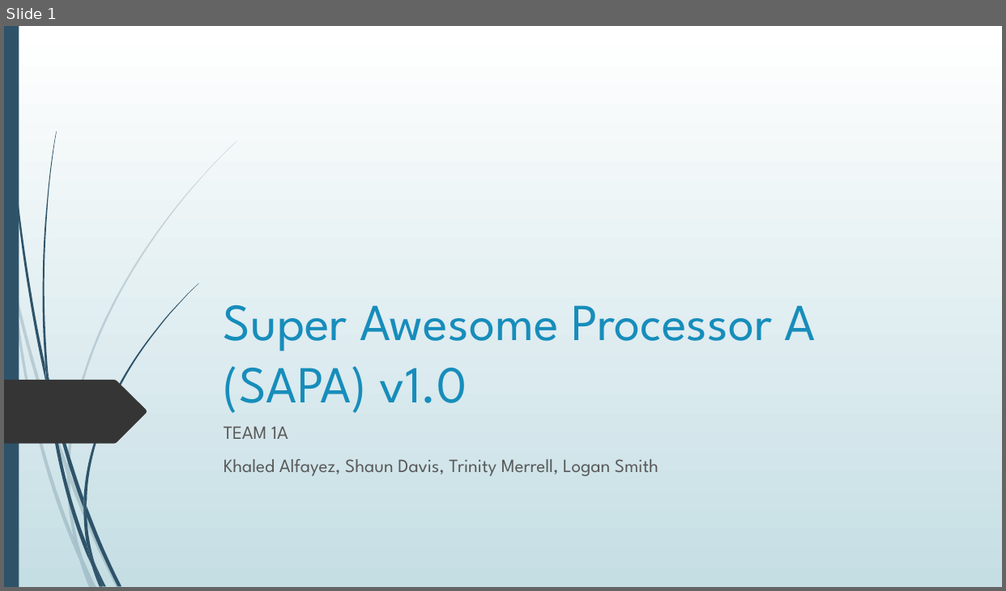
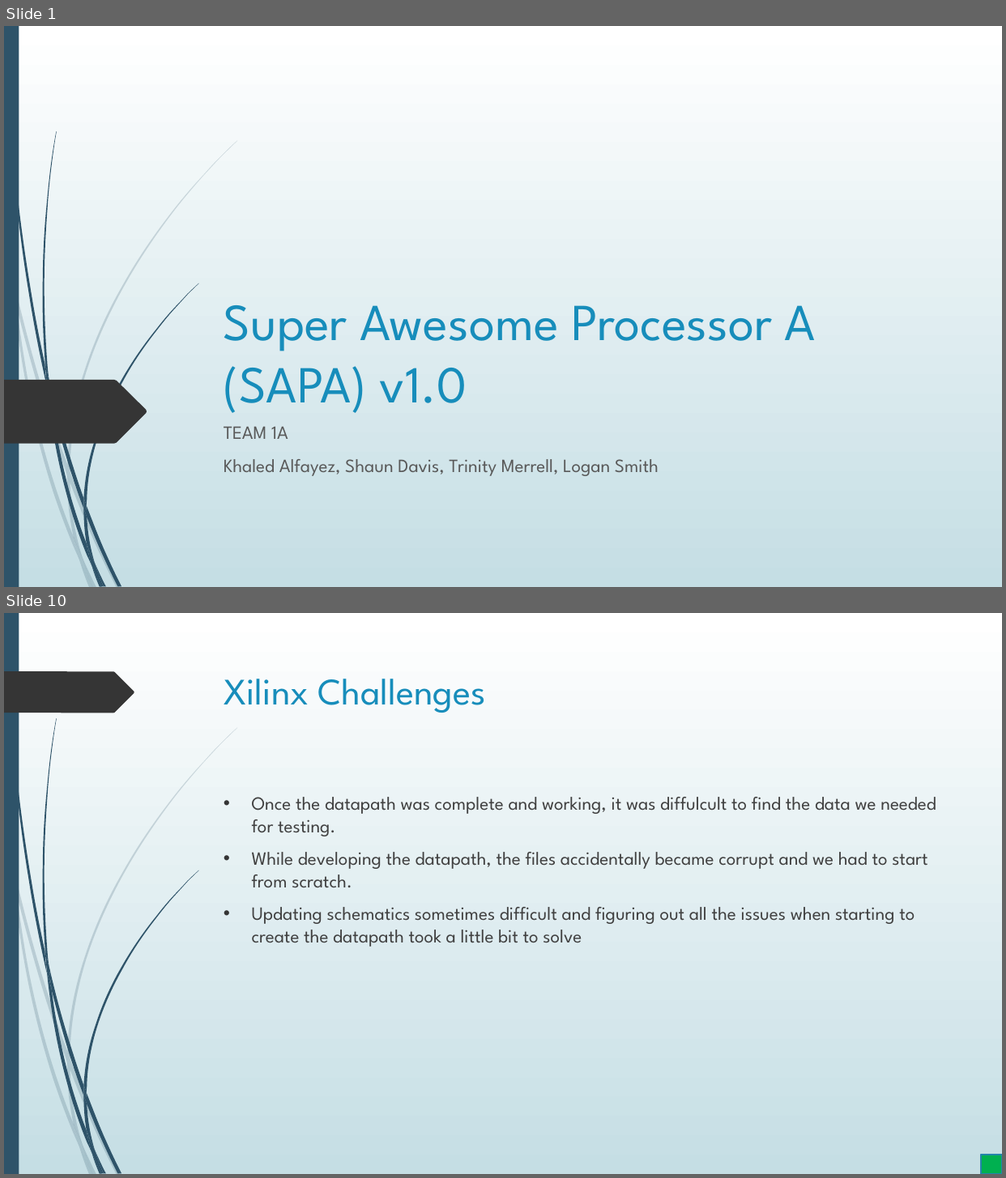
Before and after one commit to merreltc/16-Bit-Processor, a slide deck: FinalReport/FinalPresentation-Working.pptx. Shown one above the other, each under a label of ours: slide 1 before the commit, slides 1 and 10 after it; the slides between them are not shown. The pictures are 1006x591 and 1006x1178 pixels, drawn with LibreOffice and Linux fonts; fonts in the diff are those of the drawing. Boxes give left, top, right and bottom in pixels: in the first picture for what was removed or moved away, otherwise in the second. Text is boxed around its words. In the diff, an @@ line names an element or a change of style, - is before the commit and + after.

```diff
--- a/FinalReport/FinalPresentation-Working.pptx
+++ b/FinalReport/FinalPresentation-Working.pptx
@@ slide 10 added at (x1=4, y1=613, x2=1002, y2=1174), background gradient #FFFFFF to #C5DEE5; not listed: 23 template elements that a slide beside it also shows @@
@@ freeform shape added at (x1=4, y1=671, x2=134, y2=713), fill #353535 @@
@@ title added at (x1=224, y1=679, x2=486, y2=713), 36 pt, text #178DBB @@
+Xilinx Challenges
@@ text added at (x1=252, y1=797, x2=936, y2=947), 18 pt, text #404040 @@
+• Once the datapath was complete and working, it was diffulcult to find the data we needed for testing.
+• While developing the datapath, the files accidentally became corrupt and we had to start from scratch.
+• Updating schematics sometimes difficult and figuring out all the issues when starting to create the datapath took a little bit to solve
@@ rectangle added at (x1=981, y1=1155, x2=1002, y2=1174), fill #00B050, outline #2485AA 1.25 pt @@
```
Also in this commit, not shown: 5 slides changed, 5 other slides added.
